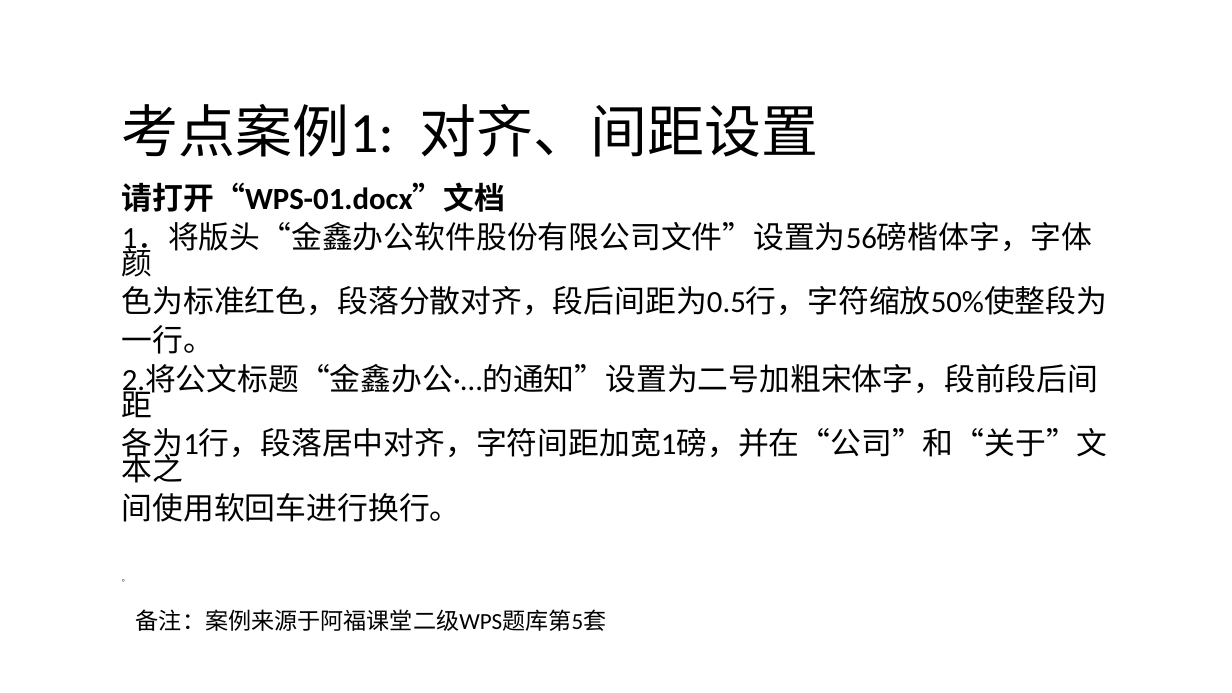
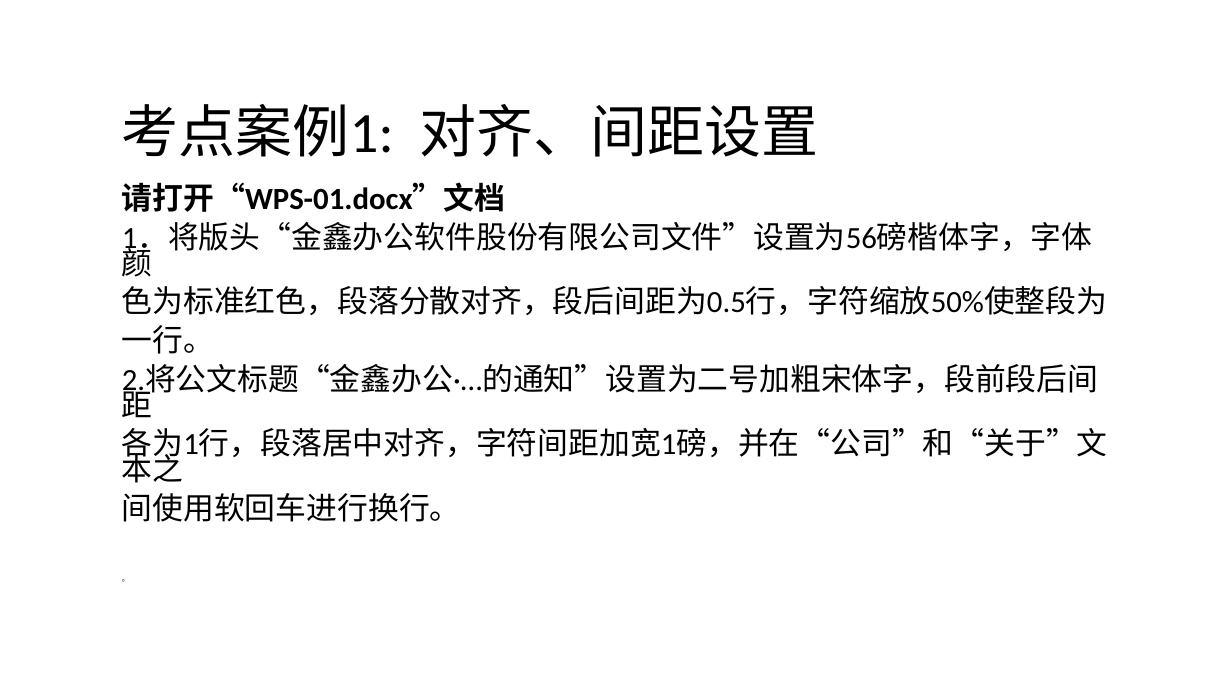
Before and after one commit to huhuiyu/ncre, a slide deck: slide 2 of wps/word/03段落考点/03段落常规考点.pptx. Drawn at 1232x693 pixels with LibreOffice and Linux fonts; fonts in the diff are those of the drawing. Boxes give left, top, right and bottom in pixels: in the first picture for what was removed or moved away, otherwise in the second. Text is boxed around its words. In the diff, an @@ line names an element or a change of style, - is before the commit and + after.

```diff
--- a/wps/word/03段落考点/03段落常规考点.pptx
+++ b/wps/word/03段落考点/03段落常规考点.pptx
@@ text removed at <box>136,609,607,631</box> @@
-备注：案例来源于阿福课堂二级WPS题库第5套
```
Also in this commit, not shown: 1 other slide changed, 15 other files.
